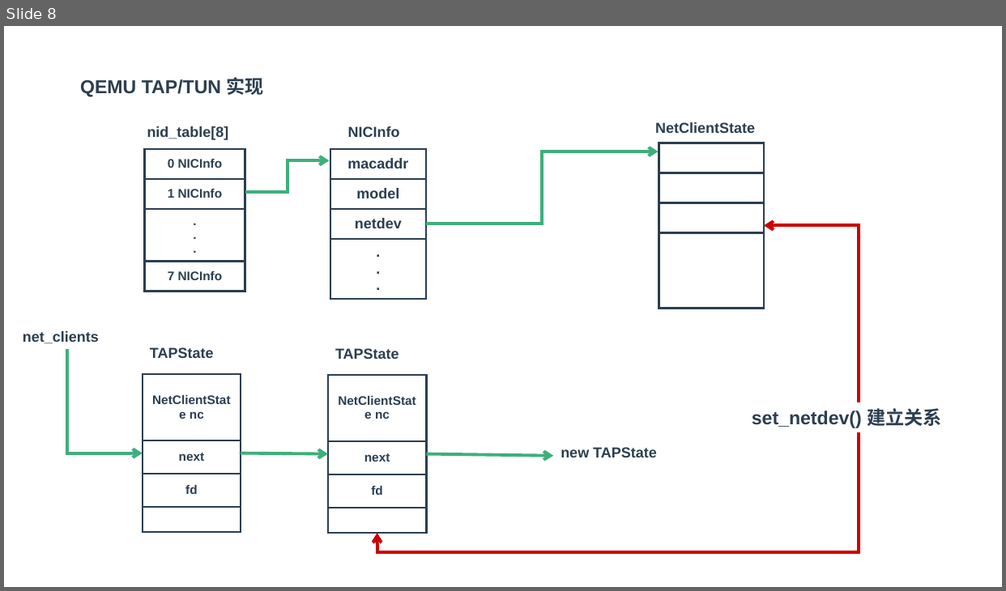
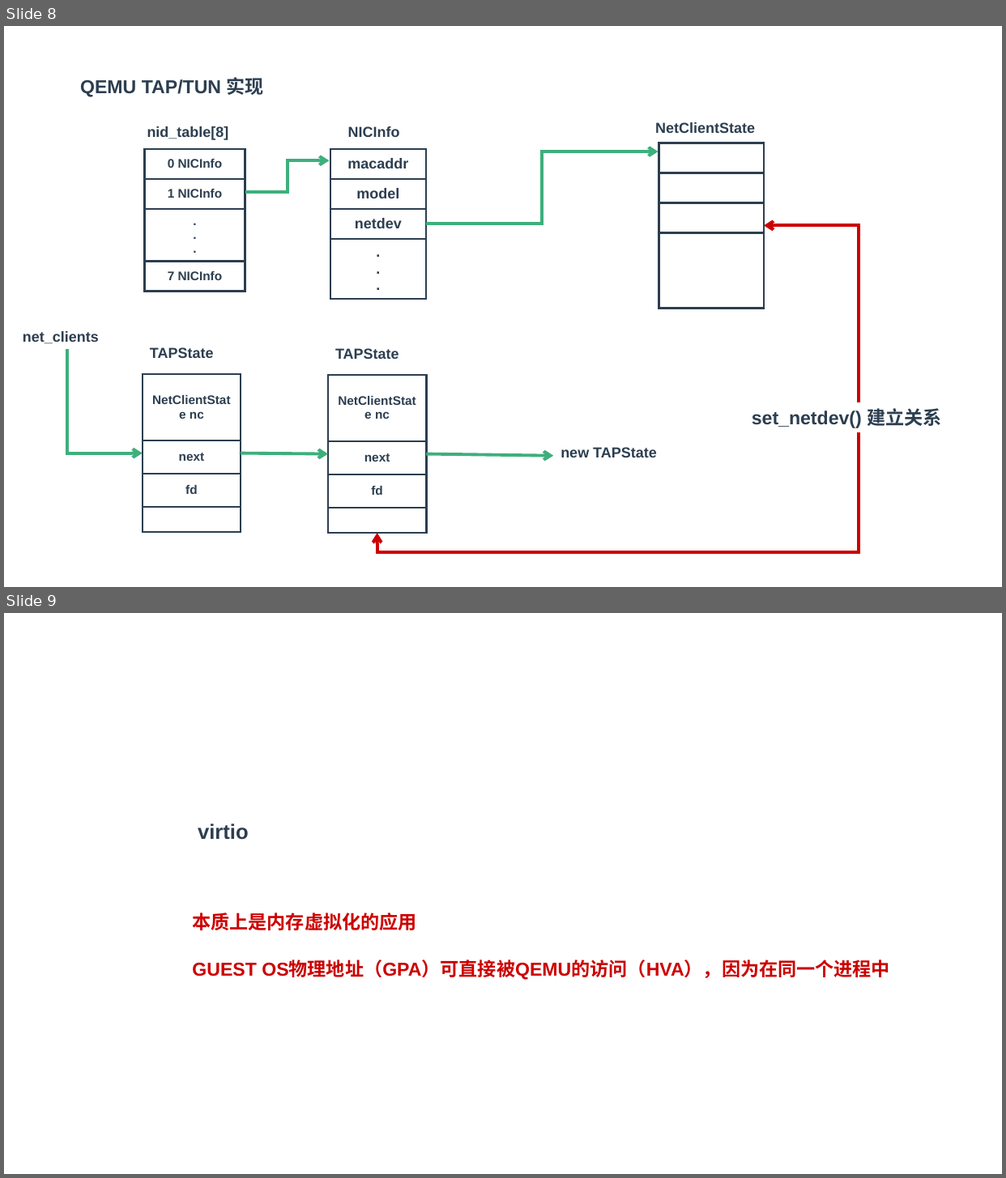
Before and after one commit to zaiqiang-dong/zaiqiang, a slide deck: picture/qemu/qemu.pptx. Shown one above the other, each under a label of ours: slide 8 before the commit, slides 8 and 9 after it. The pictures are 1006x591 and 1006x1178 pixels, drawn with LibreOffice and Linux fonts; fonts in the diff are those of the drawing. Boxes give left, top, right and bottom in pixels: in the first picture for what was removed or moved away, otherwise in the second. Text is boxed around its words. In the diff, an @@ line names an element or a change of style, - is before the commit and + after.

```diff
--- a/picture/qemu/qemu.pptx
+++ b/picture/qemu/qemu.pptx
@@ slide 9 added at [4, 613, 1002, 1174], background #FFFFFF @@
@@ text added at [198, 824, 249, 840], 20 pt, text #2C3E50, bold @@
+virtio
@@ text added at [192, 913, 416, 931], 18 pt, text #CC0000, bold @@
+本质上是内存虚拟化的应用
@@ text added at [192, 961, 890, 980], 18 pt, text #CC0000, bold @@
+GUEST OS物理地址（GPA）可直接被QEMU的访问（HVA），因为在同一个进程中
```
Also in this commit, not shown: 3 slides changed, 7 other slides added, 1 slide removed, 2 other files.
